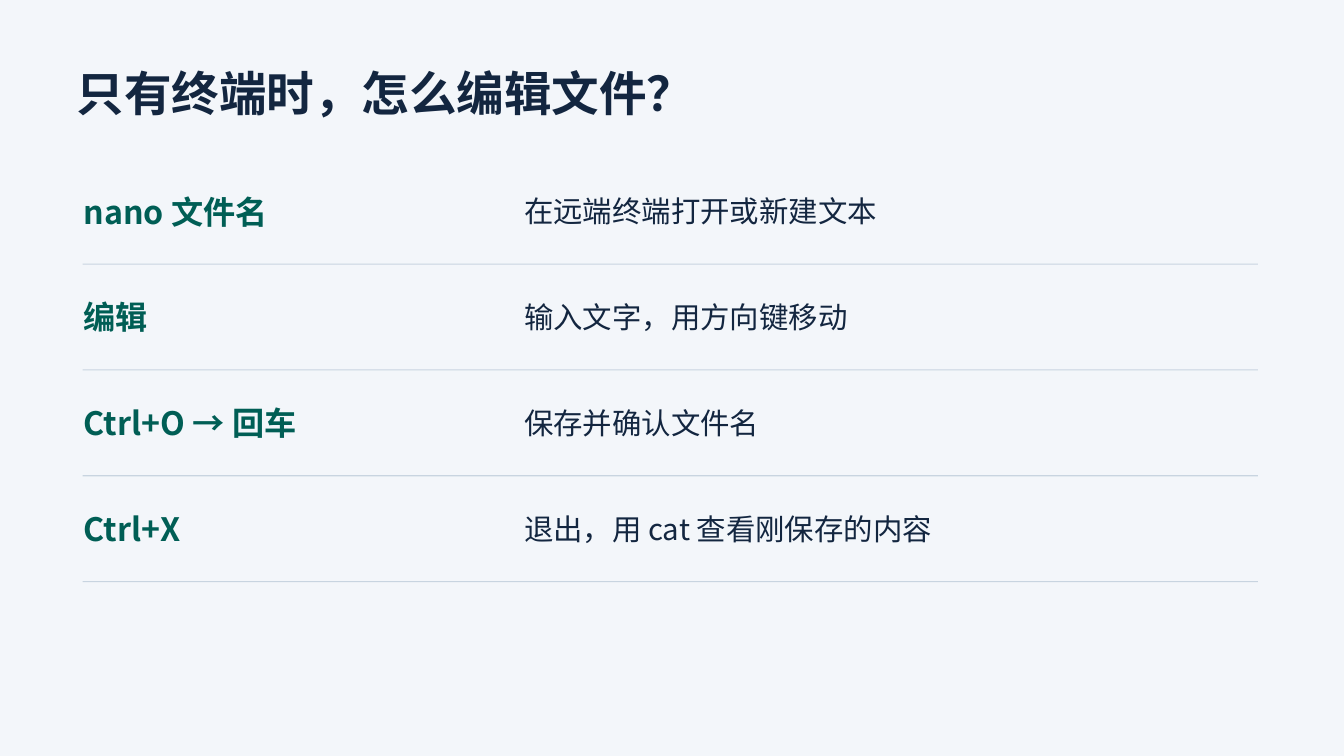
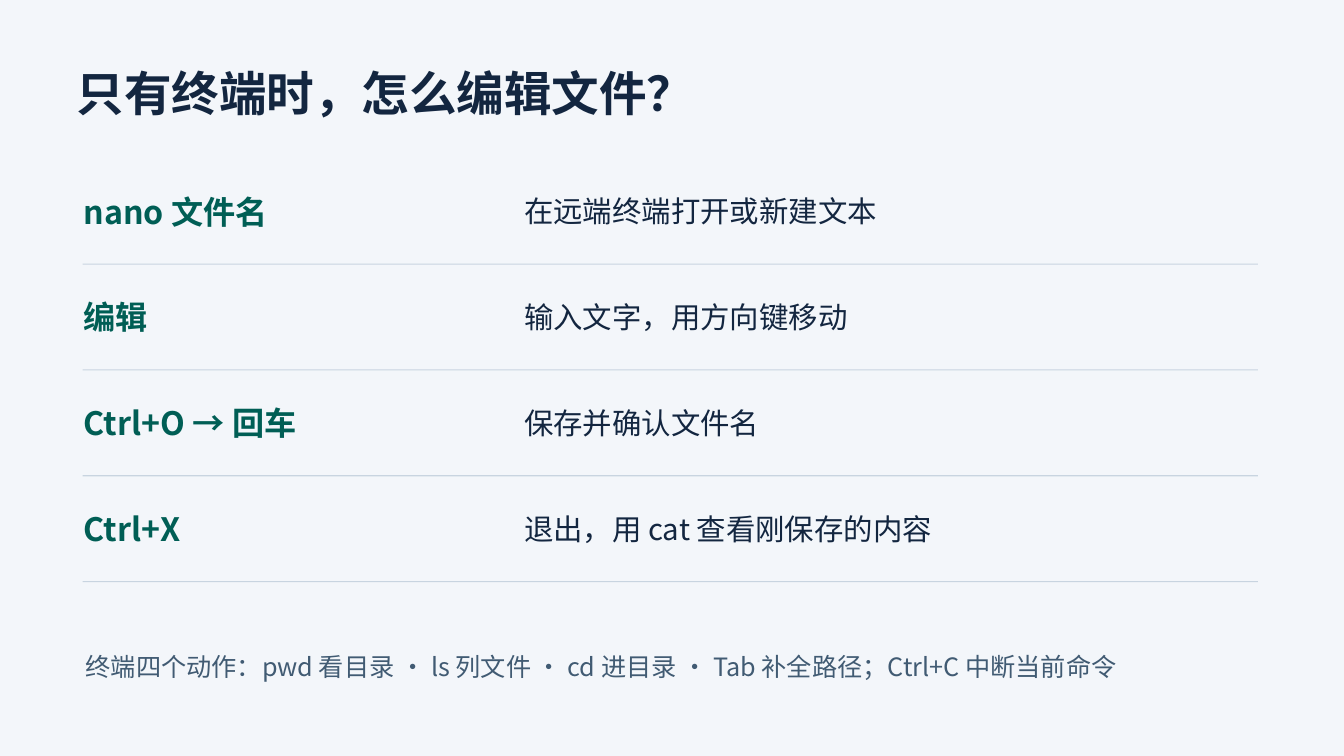
Before and after one commit to Zewang0217/boyuan-tech-sharing-lesson-01, a slide deck: slide 45 of materials/开发环境配置与编辑器.pptx (slide 29 before the commit). Drawn at 1344x756 pixels with LibreOffice and Linux fonts; fonts in the diff are those of the drawing. Boxes give left, top, right and bottom in pixels: in the first picture for what was removed or moved away, otherwise in the second. Text is boxed around its words. In the diff, an @@ line names an element or a change of style, - is before the commit and + after.

Commit message:
docs(lesson): 补齐工具链与 AI 章节，改用激活环境启动
- 课件从 36 页扩到 56 页：GitHub 仓库页与许可证、练手仓库、编辑器谱系与截图、VS Code 介绍与打开项目、包管理器、推荐扩展、DevTools、npm/npx、装依赖演示、AI 章节
- 两个 README 改为 source .venv/bin/activate 启动，补充 uv 与 GUESS_TARGET 固定谜底写法
- 补充 MIT LICENSE、Windows 快捷键 PDF、图标与书封素材，忽略 Office 锁文件

```diff
--- a/materials/开发环境配置与编辑器.pptx
+++ b/materials/开发环境配置与编辑器.pptx
@@ text added at (x1=86, y1=654, x2=1116, y2=682), 18 pt, text #415B73 @@
+终端四个动作：pwd 看目录 · ls 列文件 · cd 进目录 · Tab 补全路径；Ctrl+C 中断当前命令
```
Also in this commit, not shown: 5 other slides changed, 20 slides added, 31 other files.
